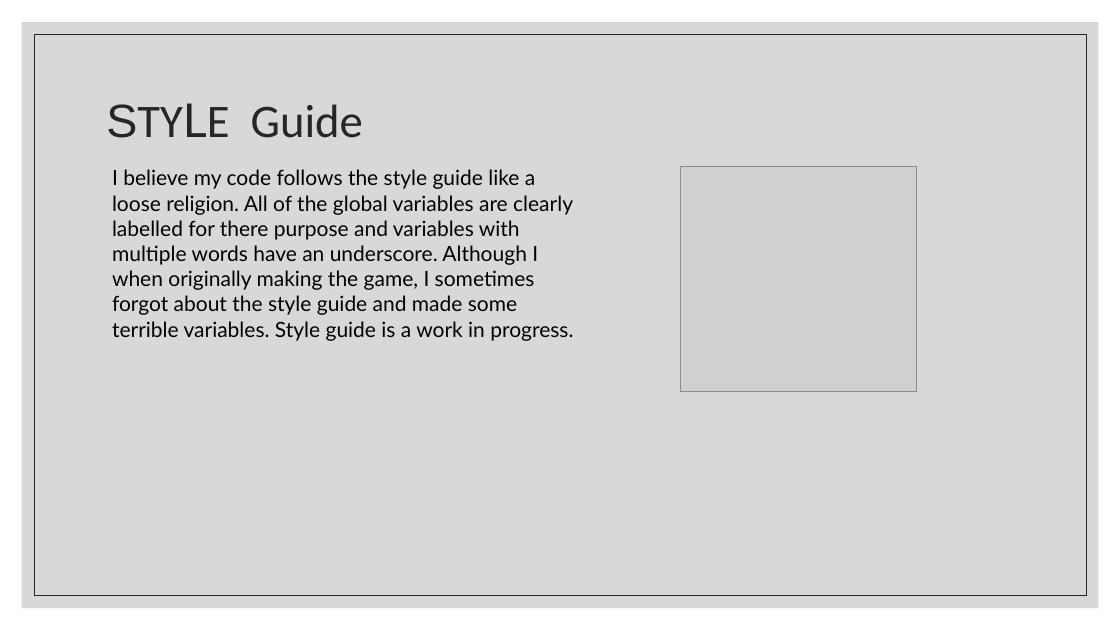
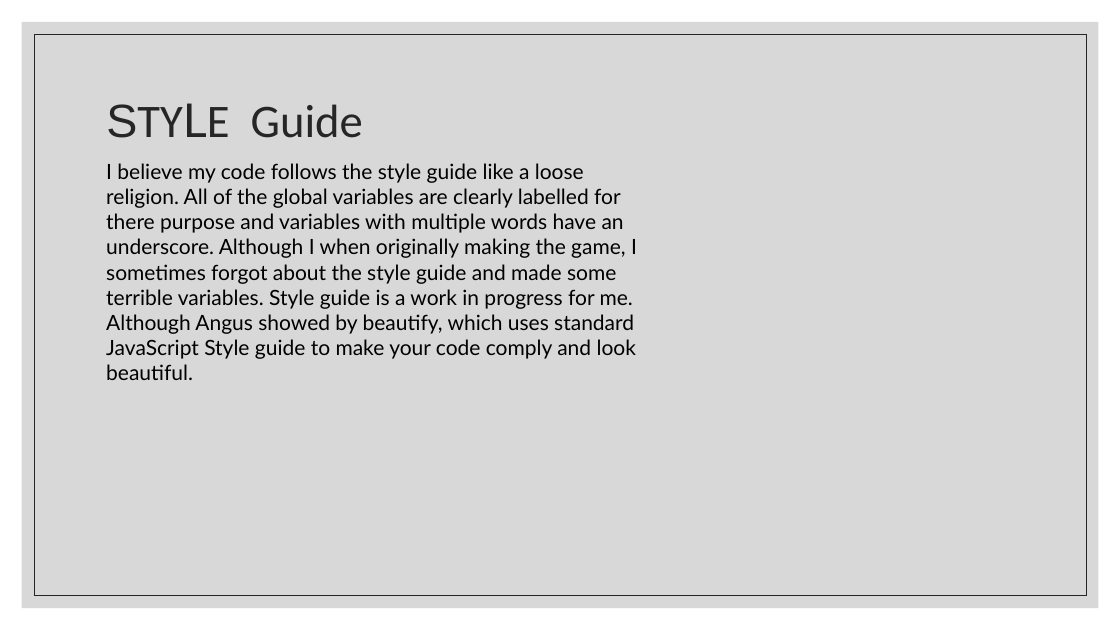
Before and after one commit to CalCal29/BattleShips, a slide deck: slide 11 of Not Code Related/Battleships PowerPoint.pptx. Drawn at 1120x630 pixels with LibreOffice and Linux fonts; fonts in the diff are those of the drawing; grey boxes stand for pictures. Boxes give left, top, right and bottom in pixels: in the first picture for what was removed or moved away, otherwise in the second. Text is boxed around its words. In the diff, an @@ line names an element or a change of style, - is before the commit and + after.

```diff
--- a/Not Code Related/Battleships PowerPoint.pptx
+++ b/Not Code Related/Battleships PowerPoint.pptx
@@ text at bbox=[106, 163, 637, 380]: text changed @@
-I believe my code follows the style guide like a loose religion. All of the global variables are clearly labelled for there purpose and variables with multiple words have an underscore. Although I when originally making the game, I sometimes forgot about the style guide and made some terrible variables. Style guide is a work in progress.
+I believe my code follows the style guide like a loose religion. All of the global variables are clearly labelled for there purpose and variables with multiple words have an underscore. Although I when originally making the game, I sometimes forgot about the style guide and made some terrible variables. Style guide is a work in progress for me. Although Angus showed by beautify, which uses standard JavaScript Style guide to make your code comply and look beautiful.
@@ picture removed at bbox=[681, 166, 917, 392] @@
```
Also in this commit, not shown: 2 other files.
